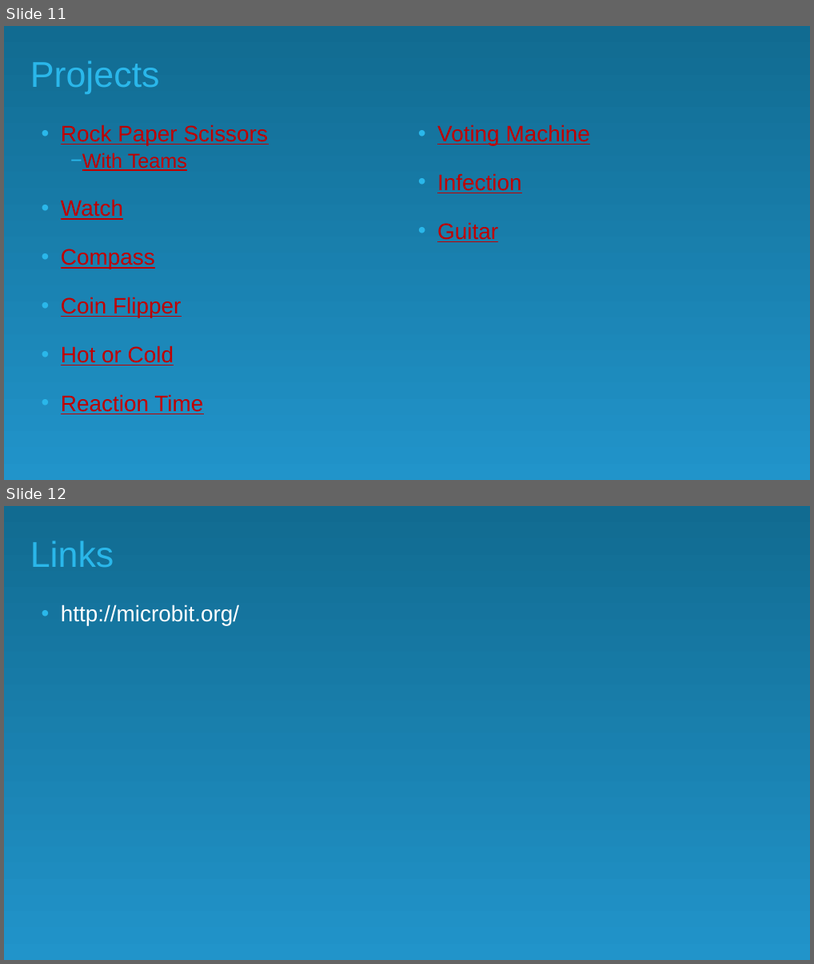
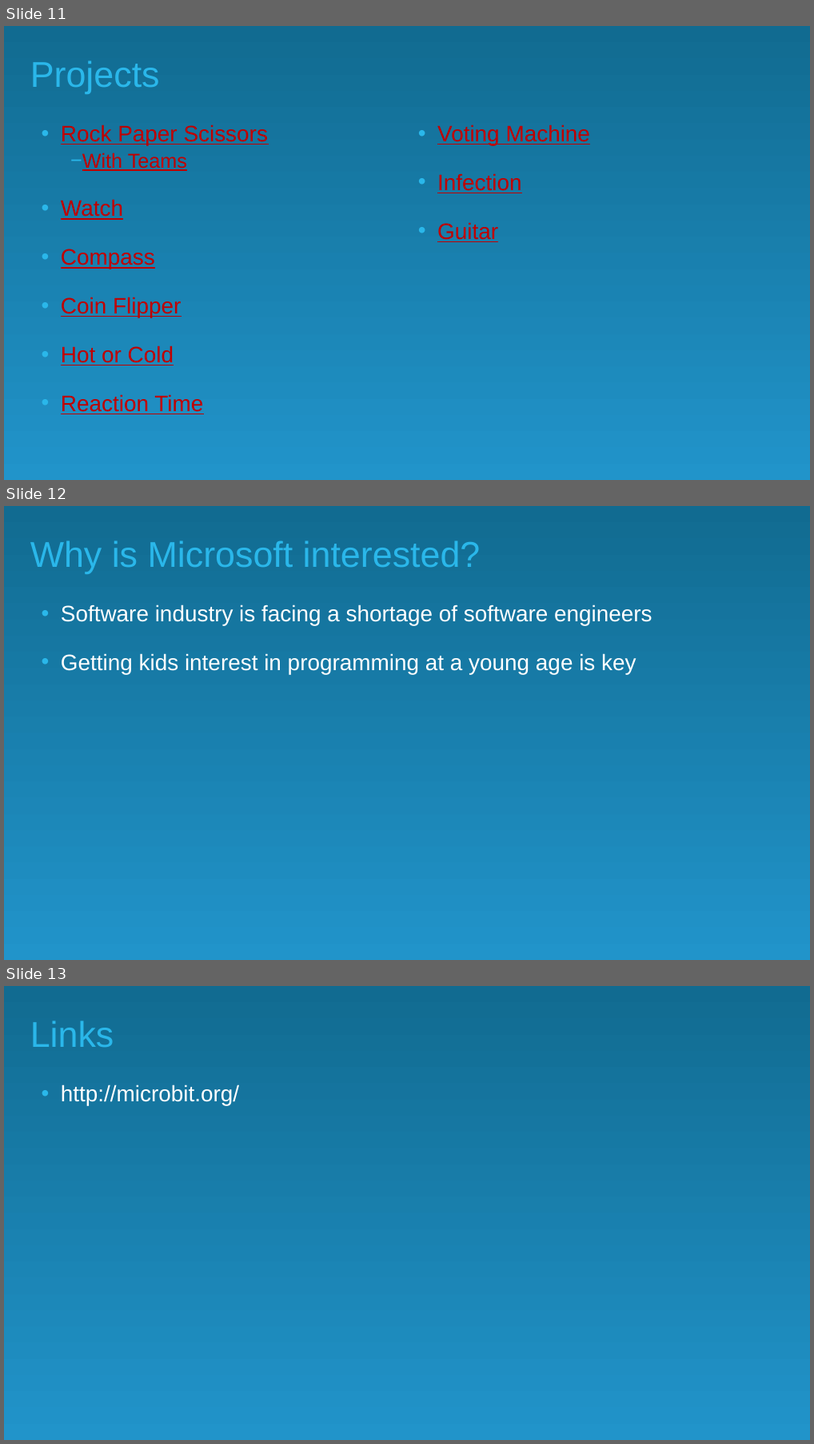
Before and after one commit to nicolehaugen/microbit, a slide deck: what-is-a-micro-bit.pptx. Shown one above the other, each under a label of ours: slides 11 and 12 before the commit, slides 11, 12 and 13 after it. The pictures are 814x964 and 814x1444 pixels, drawn with LibreOffice and Linux fonts; fonts in the diff are those of the drawing; background and template pictures are left out. Boxes give left, top, right and bottom in pixels: in the first picture for what was removed or moved away, otherwise in the second. Text is boxed around its words. In the diff, an @@ line names an element or a change of style, - is before the commit and + after.

Commit message:
Tweak deck

```diff
--- a/what-is-a-micro-bit.pptx
+++ b/what-is-a-micro-bit.pptx
@@ slide 12 added at [4, 506, 810, 960], background #FFFFFF; not listed: 1 template element that a slide beside it also shows @@
@@ title added at [30, 541, 481, 574], 42.7 pt, text #2AB7EA @@
+Why is Microsoft interested?
@@ text added at [61, 604, 653, 674], 26.7 pt, text #FFFFFF @@
+• Software industry is facing a shortage of software engineers
+• Getting kids interest in programming at a young age is key
@@ what was slide 12 is now slide 13 @@
```
